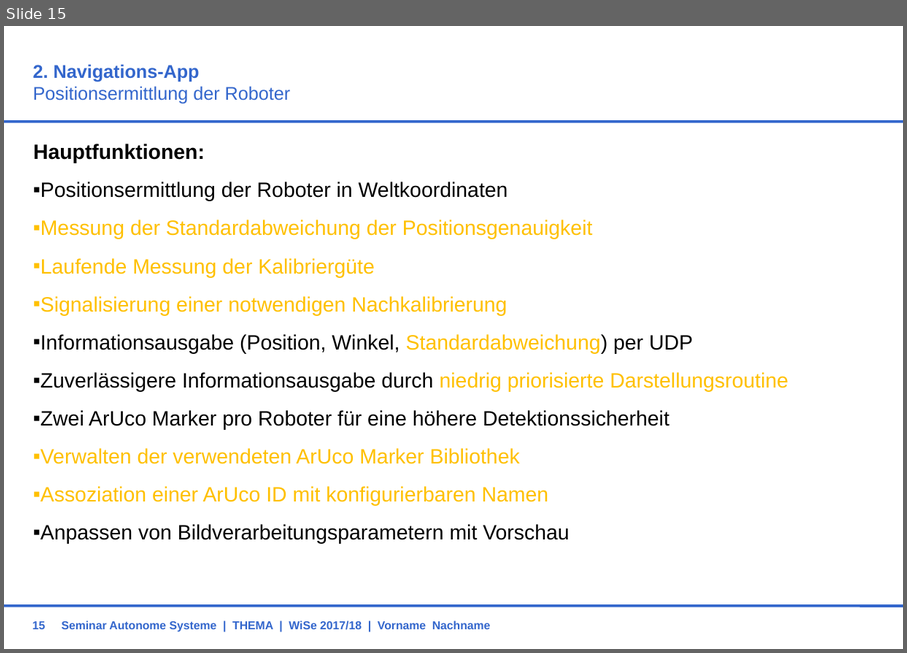
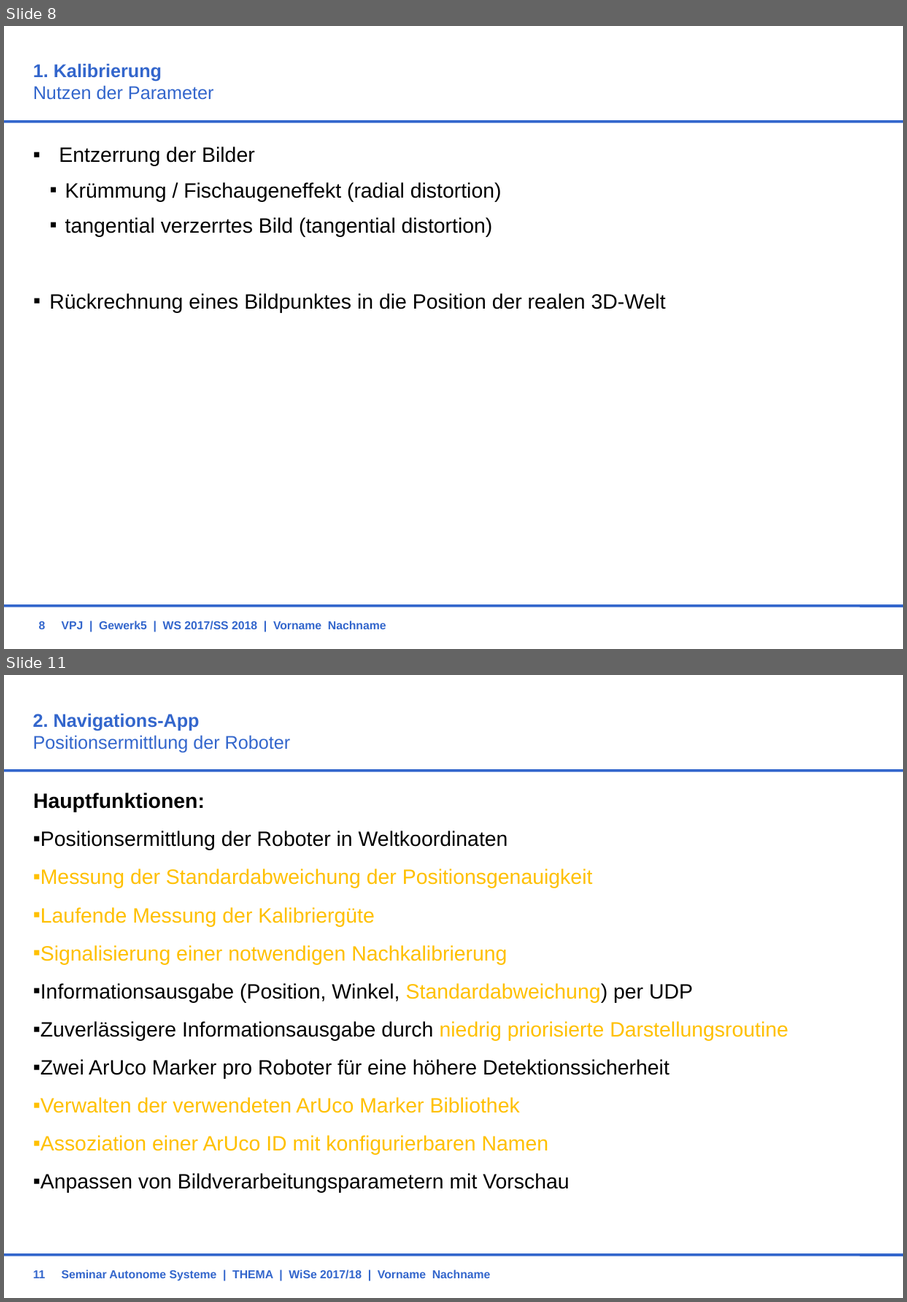
Before and after one commit to BBRUSS/VPJW17G5, a slide deck: 11_Orga/KonzeptG5.ppt. Shown one above the other, each under a label of ours: slide 15 before the commit, slides 8 and 11 after it; the slides between them are not shown. The pictures are 907x653 and 907x1302 pixels, drawn with LibreOffice and Linux fonts; fonts in the diff are those of the drawing; background and template pictures are left out. Boxes give left, top, right and bottom in pixels: in the first picture for what was removed or moved away, otherwise in the second. Text is boxed around its words. In the diff, an @@ line names an element or a change of style, - is before the commit and + after.

```diff
--- a/11_Orga/KonzeptG5.ppt
+++ b/11_Orga/KonzeptG5.ppt
@@ slide 8 added at [4, 26, 903, 649], background #FFFFFF; not listed: 2 template elements that a slide beside it also shows @@
@@ title added at [33, 63, 214, 100], 16 pt, text #3366CC @@
+1. Kalibrierung
+Nutzen der Parameter
@@ text added at [49, 146, 666, 312], 18 pt, text #000000 @@
+▪ Entzerrung der Bilder
+    ▪ Krümmung / Fischaugeneffekt (radial distortion)
+    ▪ tangential verzerrtes Bild (tangential distortion)
+  ▪ Rückrechnung eines Bildpunktes in die Position der realen 3D-Welt
@@ page number added at [39, 621, 46, 629], 10 pt, text #3366CC, bold @@
+8
@@ text added at [62, 620, 387, 630], 10 pt, text #3366CC, bold @@
+VPJ | Gewerk5 | WS 2017/SS 2018 | Vorname Nachname
@@ what was slide 15 is now slide 11 @@
@@ page number at [33, 1270, 46, 1278]: text changed @@
-15
+11
```
Also in this commit, not shown: 8 slides changed, 2 other slides added, 7 slides removed.
